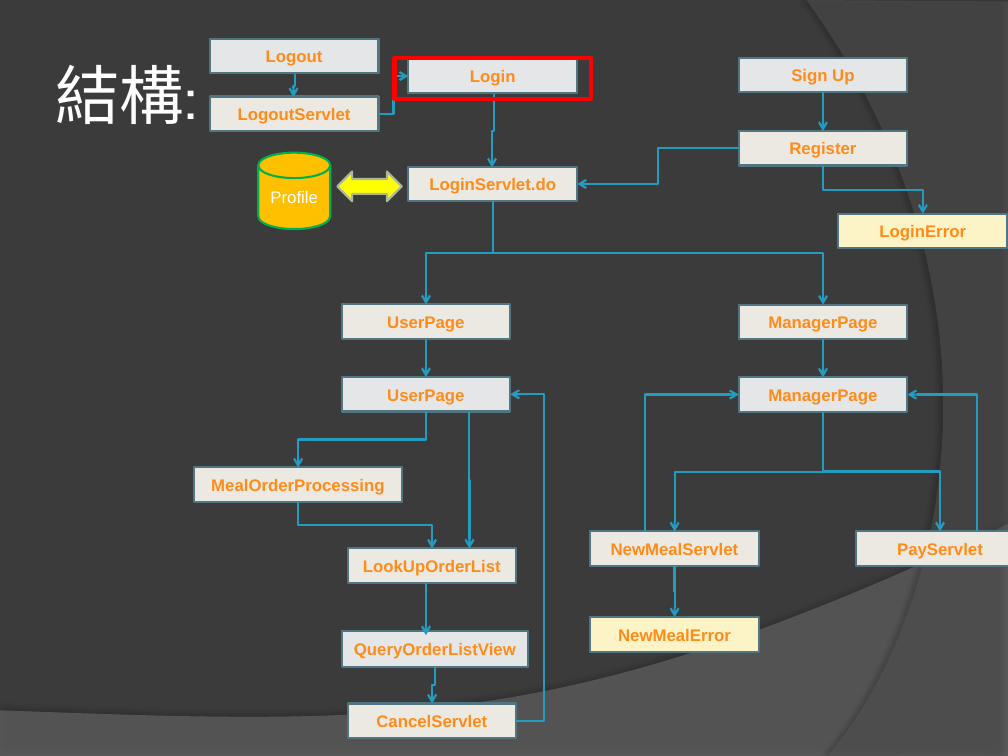
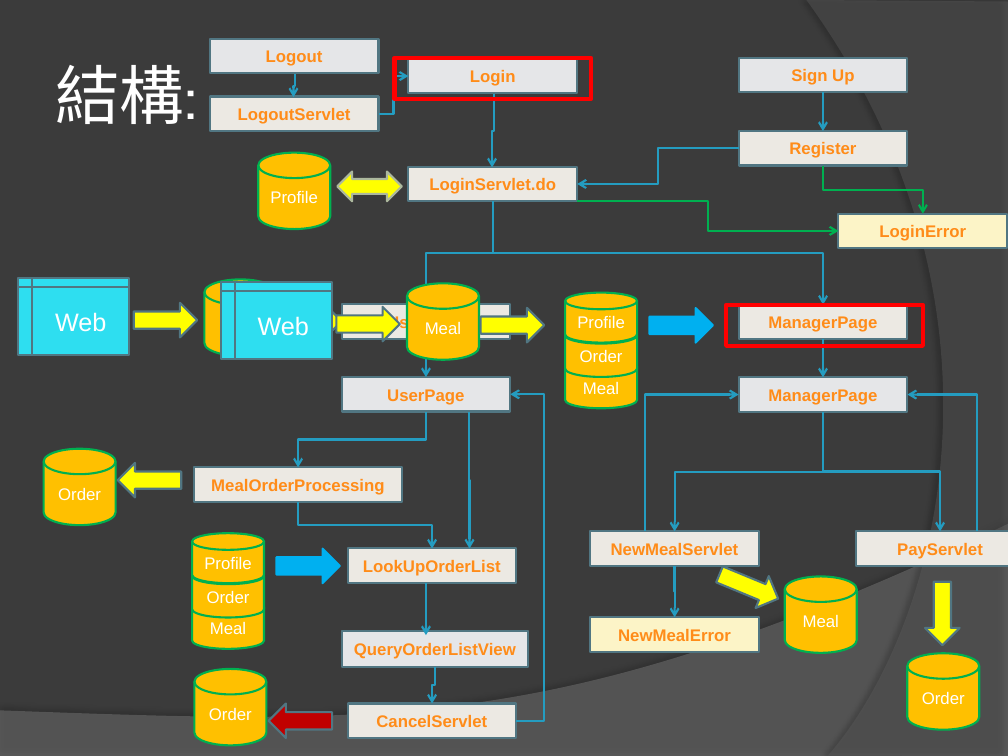
Before and after one commit to jthung1988/EEIT112, a slide deck: slide 5 of MidProject_JDBC/期中專題JDBC.pptx. Drawn at 1008x756 pixels with LibreOffice and Linux fonts; fonts in the diff are those of the drawing. Boxes give left, top, right and bottom in pixels: in the first picture for what was removed or moved away, otherwise in the second. Text is boxed around its words. In the diff, an @@ line names an element or a change of style, - is before the commit and + after.

```diff
--- a/MidProject_JDBC/期中專題JDBC.pptx
+++ b/MidProject_JDBC/期中專題JDBC.pptx
@@ elbow arrow (824, 165) - (923, 214): stroke #239BC2 1.5 pt to #00B050 1.5 pt @@
@@ elbow arrow added from (578, 202) to (839, 231), #00B050 1.5 pt @@
@@ flow chart internal storage added at (x1=18, y1=277, x2=129, y2=355), fill #2EDEF0, outline #517682 1.5 pt, 18 pt, text #FFFFFF @@
+Web
@@ cylinder added at (x1=205, y1=279, x2=276, y2=356), fill #FFC000, outline #00B050 1.5 pt, 12 pt, text #FFFFFF @@
+Meal
@@ flow chart internal storage added at (x1=221, y1=281, x2=332, y2=359), fill #2EDEF0, outline #517682 1.5 pt, 18 pt, text #FFFFFF @@
+Web
@@ cylinder added at (x1=407, y1=283, x2=479, y2=360), fill #FFC000, outline #00B050 1.5 pt, 12 pt, text #FFFFFF @@
+Meal
@@ cylinder added at (x1=565, y1=292, x2=637, y2=343), fill #FFC000, outline #00B050 1.5 pt, 12 pt, text #FFFFFF @@
+Profile
@@ right arrow added at (x1=134, y1=303, x2=198, y2=338), fill #FFFF00, outline #517682 1.5 pt @@
@@ right arrow added at (x1=278, y1=304, x2=342, y2=339), fill #FFFF00, outline #517682 1.5 pt @@
@@ right arrow added at (x1=337, y1=306, x2=400, y2=341), fill #FFFF00, outline #517682 1.5 pt @@
@@ right arrow added at (x1=481, y1=307, x2=544, y2=342), fill #FFFF00, outline #517682 1.5 pt @@
@@ cylinder added at (x1=565, y1=327, x2=637, y2=377), fill #FFC000, outline #00B050 1.5 pt, 12 pt, text #FFFFFF @@
+Order
@@ right arrow added at (x1=649, y1=308, x2=713, y2=343), fill #00B0F0, outline #00B0F0 1.5 pt @@
@@ rectangle added at (x1=726, y1=304, x2=922, y2=346), outline #FF0000 3 pt @@
@@ cylinder added at (x1=565, y1=358, x2=637, y2=408), fill #FFC000, outline #00B050 1.5 pt, 12 pt, text #FFFFFF @@
+Meal
@@ cylinder added at (x1=43, y1=449, x2=115, y2=525), fill #FFC000, outline #00B050 1.5 pt, 12 pt, text #FFFFFF @@
+Order
@@ right arrow added at (x1=118, y1=463, x2=181, y2=497), fill #FFFF00, outline #517682 1.5 pt @@
@@ cylinder added at (x1=193, y1=533, x2=264, y2=584), fill #FFC000, outline #00B050 1.5 pt, 12 pt, text #FFFFFF @@
+Profile
@@ cylinder added at (x1=193, y1=568, x2=264, y2=618), fill #FFC000, outline #00B050 1.5 pt, 12 pt, text #FFFFFF @@
+Order
@@ right arrow added at (x1=276, y1=548, x2=340, y2=583), fill #00B0F0, outline #00B0F0 1.5 pt @@
@@ right arrow added at (x1=713, y1=559, x2=784, y2=615), fill #FFFF00, outline #517682 1.5 pt @@
@@ cylinder added at (x1=193, y1=599, x2=264, y2=649), fill #FFC000, outline #00B050 1.5 pt, 12 pt, text #FFFFFF @@
+Meal
@@ cylinder added at (x1=785, y1=577, x2=857, y2=653), fill #FFC000, outline #00B050 1.5 pt, 12 pt, text #FFFFFF @@
+Meal
@@ right arrow added at (x1=925, y1=581, x2=959, y2=645), fill #FFFF00, outline #517682 1.5 pt @@
@@ cylinder added at (x1=907, y1=653, x2=979, y2=730), fill #FFC000, outline #00B050 1.5 pt, 12 pt, text #FFFFFF @@
+Order
@@ cylinder added at (x1=195, y1=669, x2=266, y2=746), fill #FFC000, outline #00B050 1.5 pt, 12 pt, text #FFFFFF @@
+Order
@@ right arrow added at (x1=269, y1=704, x2=333, y2=738), fill #C00000, outline #517682 1.5 pt @@
```
Also in this commit, not shown: 1 other slide changed, 3 slides added, 1 other file.
